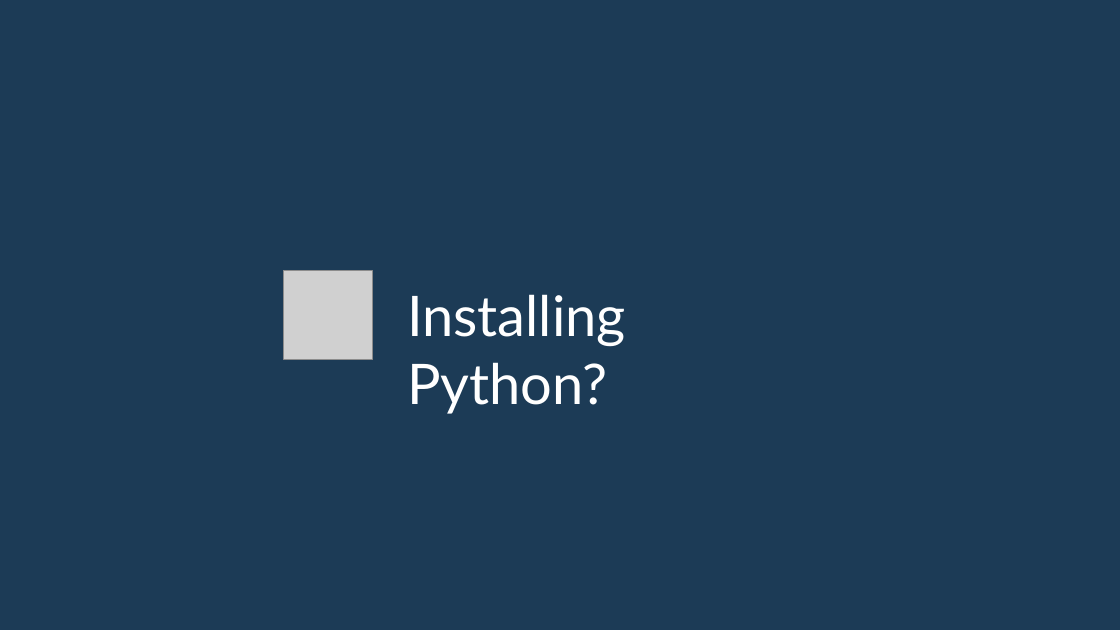
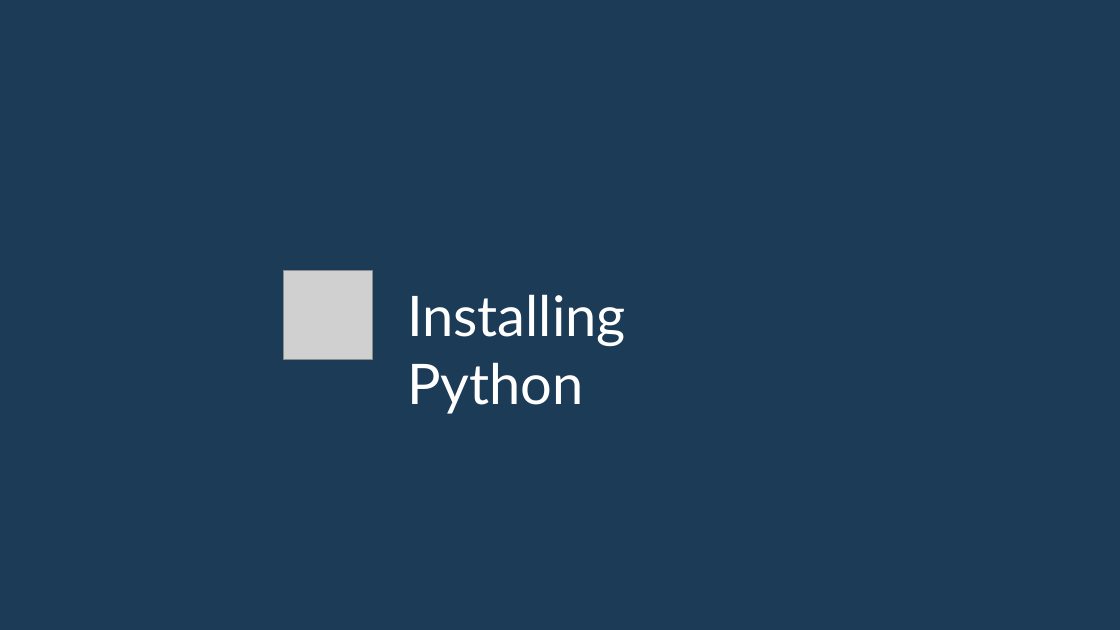
Before and after one commit to min-naing/Python-Tuto-Asset, a slide deck: slide 1 of 2. Installing Python.pptx. Drawn at 1120x630 pixels with LibreOffice and Linux fonts; fonts in the diff are those of the drawing; grey boxes stand for pictures. Boxes give left, top, right and bottom in pixels: in the first picture for what was removed or moved away, otherwise in the second. Text is boxed around its words. In the diff, an @@ line names an element or a change of style, - is before the commit and + after.

Commit message:
modified: 2. Installing Python

```diff
--- a/2. Installing Python.pptx
+++ b/2. Installing Python.pptx
@@ text at box(407, 294, 626, 414): text changed @@
-Installing Python?
+Installing Python
```
